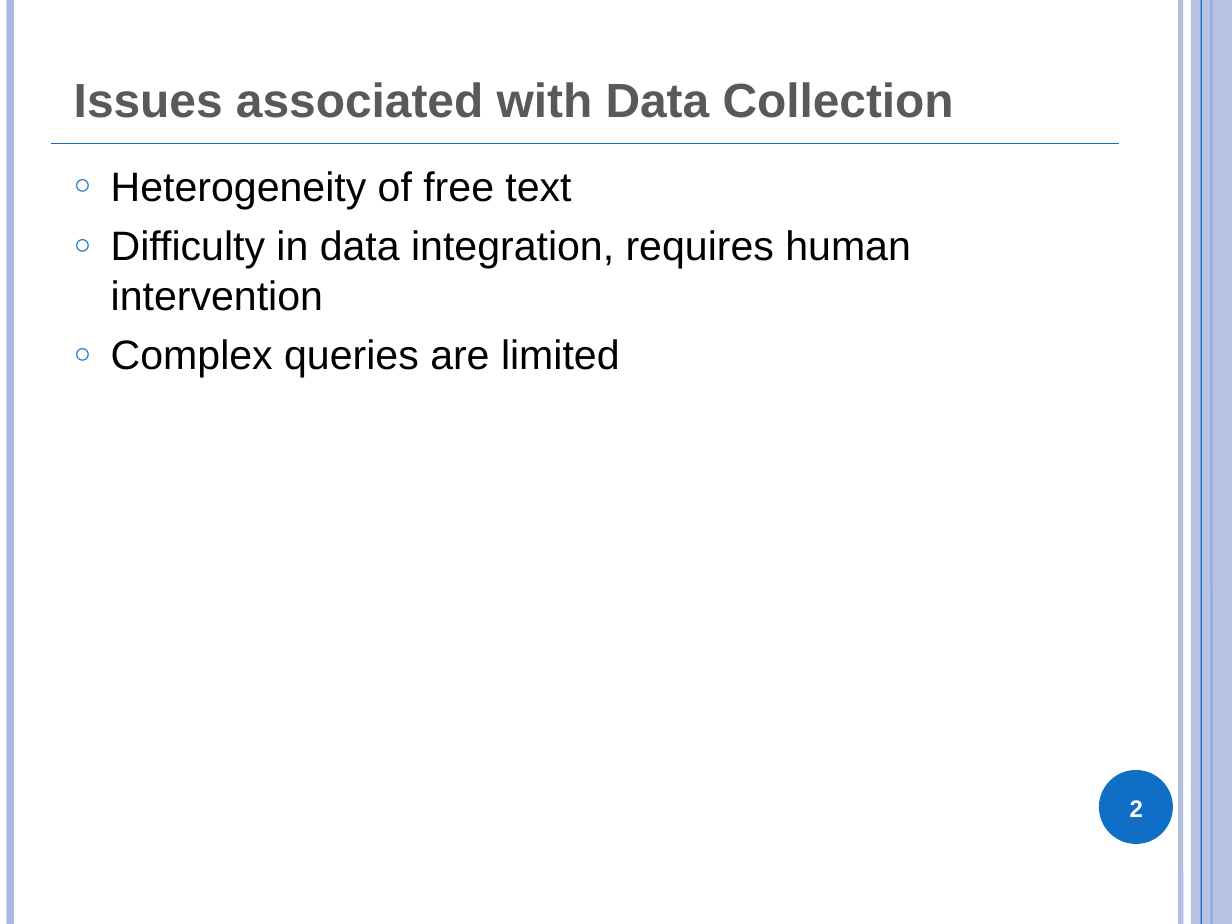
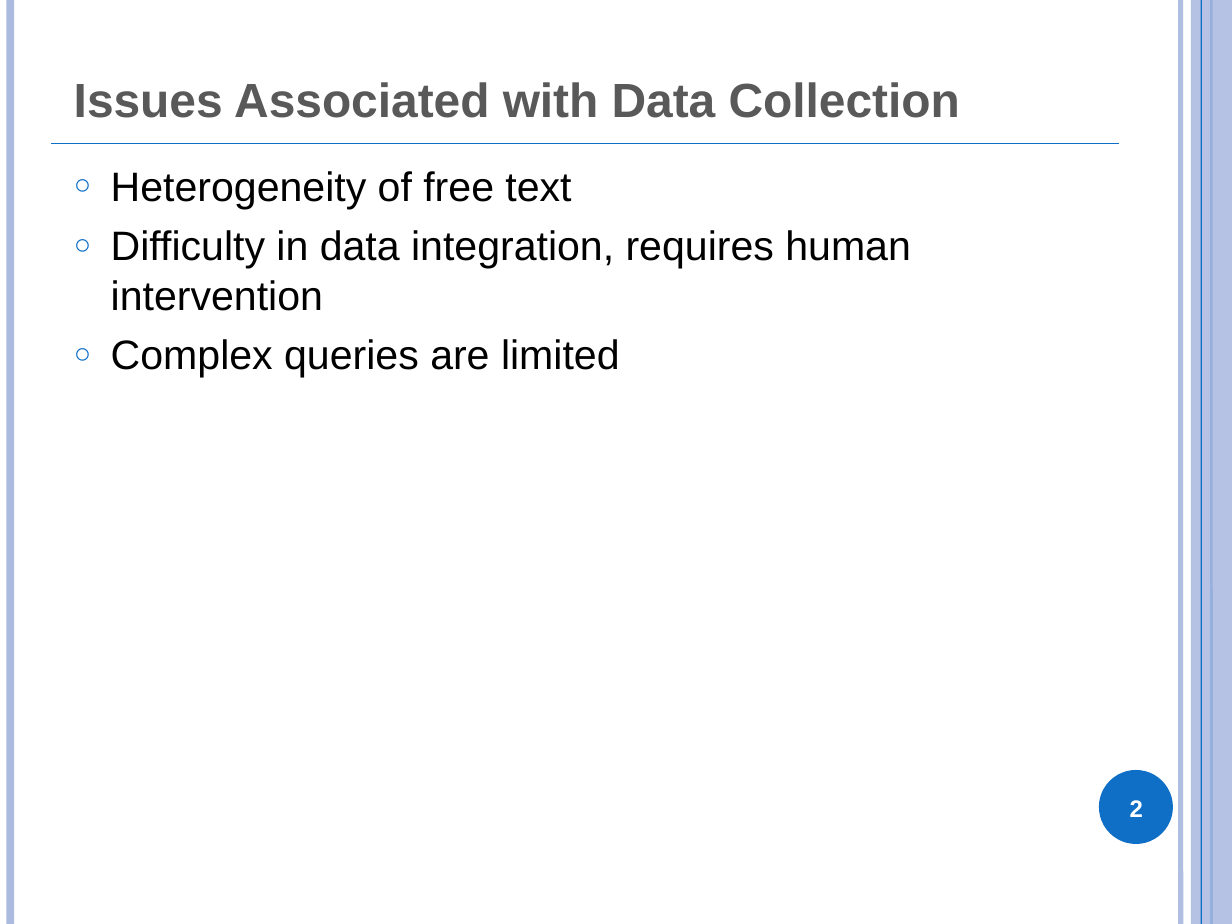
Before and after one commit to obi-ontology/obi-legacy-svn, a slide deck: slide 2 of trunk/docs/presentations/OBI tutorial July 2011 ICBO/EuPathDB.pptx. Drawn at 1232x924 pixels with LibreOffice and Linux fonts; fonts in the diff are those of the drawing. Boxes give left, top, right and bottom in pixels: in the first picture for what was removed or moved away, otherwise in the second. Text is boxed around its words. In the diff, an @@ line names an element or a change of style, - is before the commit and + after.

```diff
--- a/trunk/docs/presentations/OBI tutorial July 2011 ICBO/EuPathDB.pptx
+++ b/trunk/docs/presentations/OBI tutorial July 2011 ICBO/EuPathDB.pptx
@@ title at <box>74,82,960,118</box>: text changed @@
-Issues associated with Data Collection
+Issues Associated with Data Collection
```
Also in this commit, not shown: 5 other slides changed, 2 slides added, 2 slides removed.
